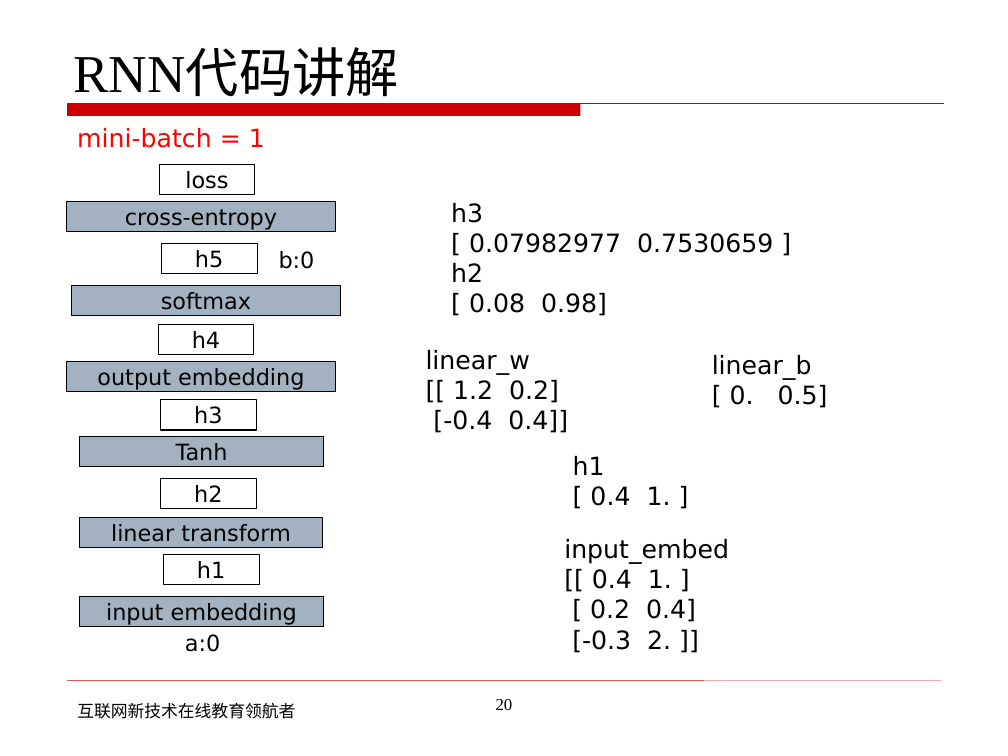
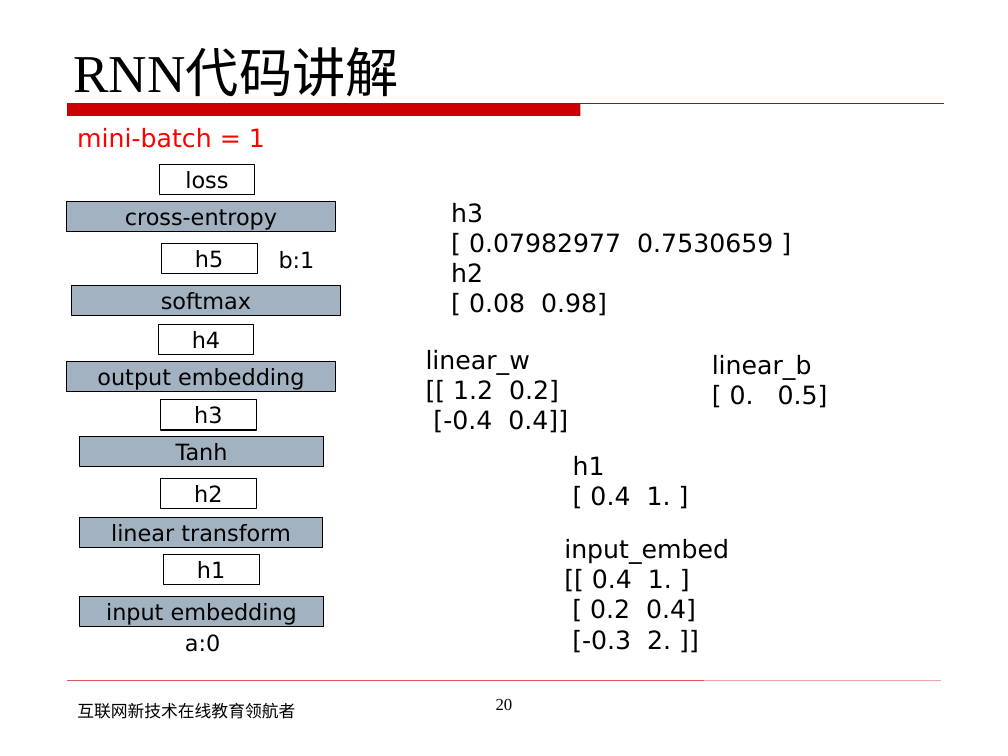
Before and after one commit to shixing/xing_nlp, a slide deck: slide 20 of slides/neuralsequence3.pptx. Drawn at 1008x756 pixels with LibreOffice and Linux fonts; fonts in the diff are those of the drawing; background and template pictures are left out. Boxes give left, top, right and bottom in pixels: in the first picture for what was removed or moved away, otherwise in the second. Text is boxed around its words. In the diff, an @@ line names an element or a change of style, - is before the commit and + after.

```diff
--- a/slides/neuralsequence3.pptx
+++ b/slides/neuralsequence3.pptx
@@ text at [279, 251, 315, 269]: text changed @@
-b:0
+b:1
```
Also in this commit, not shown: 6 other slides changed, 1 other file.
